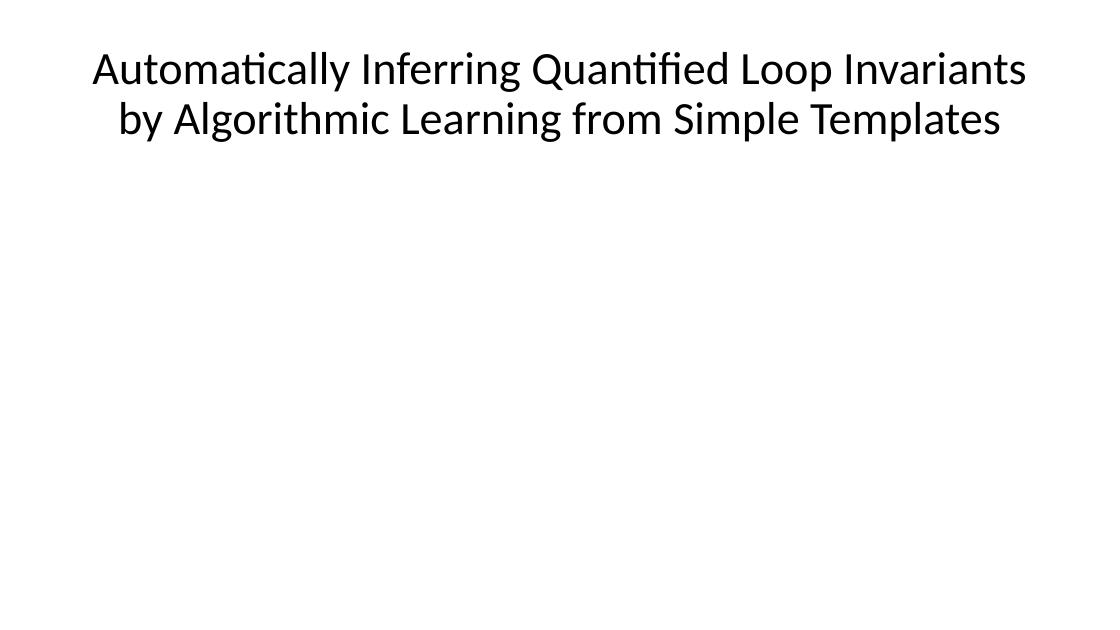
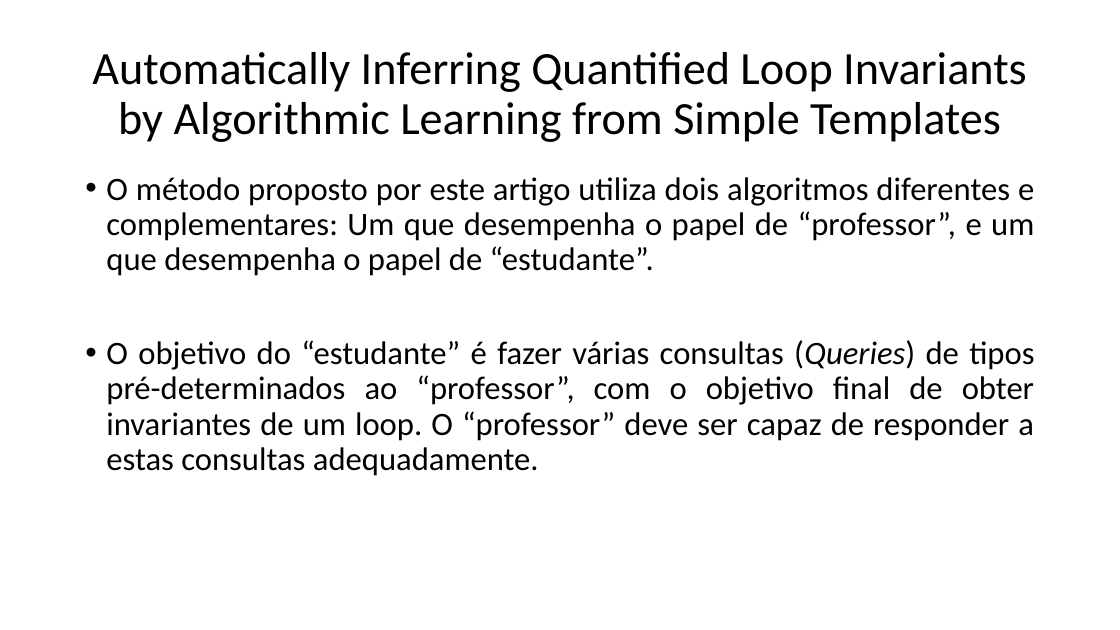
Before and after one commit to VictorDeluca/Atividades_TCC, a slide deck: slide 7 of Articles.pptx. Drawn at 1120x630 pixels with LibreOffice and Linux fonts; fonts in the diff are those of the drawing. Boxes give left, top, right and bottom in pixels: in the first picture for what was removed or moved away, otherwise in the second. Text is boxed around its words. In the diff, an @@ line names an element or a change of style, - is before the commit and + after.

```diff
--- a/Articles.pptx
+++ b/Articles.pptx
@@ text added at [106,177,1034,476], 28 pt, text #000000 @@
+• O método proposto por este artigo utiliza dois algoritmos diferentes e complementares: Um que desempenha o papel de “professor”, e um que desempenha o papel de “estudante”.
+• O objetivo do “estudante” é fazer várias consultas (Queries) de tipos pré-determinados ao “professor”, com o objetivo final de obter invariantes de um loop. O “professor” deve ser capaz de responder a estas consultas adequadamente.
```
Also in this commit, not shown: 8 slides added, 1 slide removed.
